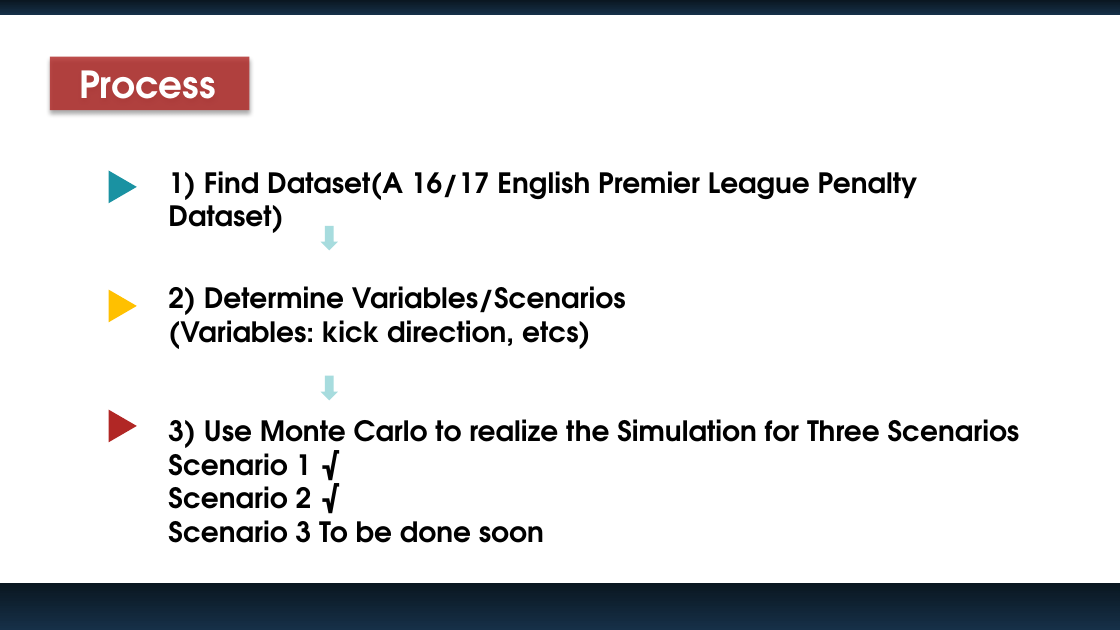
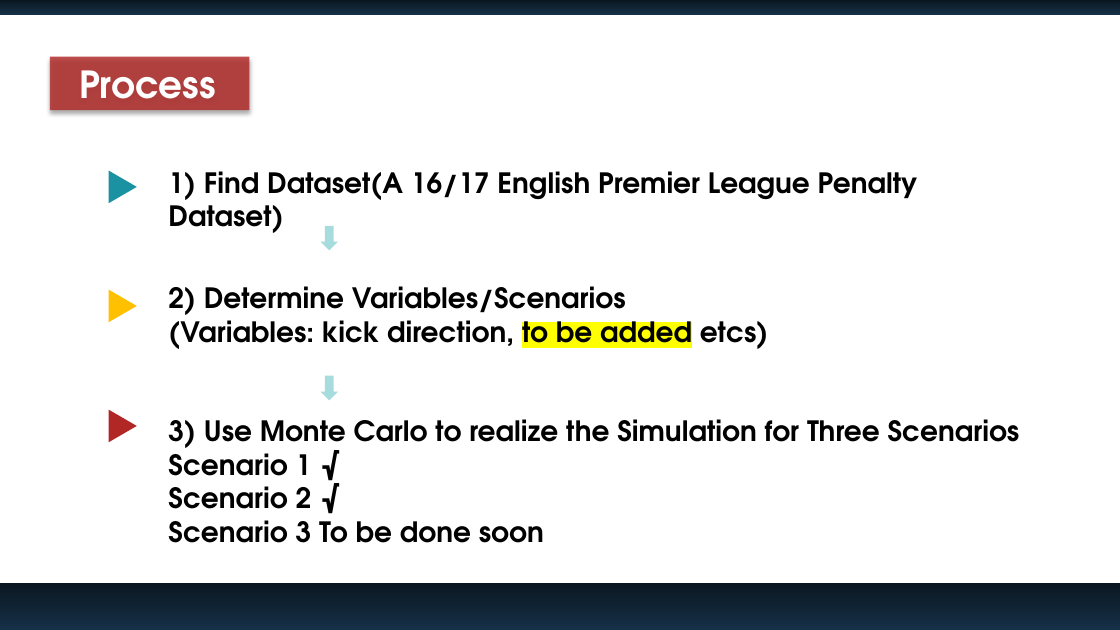
Before and after one commit to saloneeshah/Final-Project, a slide deck: slide 5 of Goalkeepr Success Rate Slide.pptx. Drawn at 1120x630 pixels with LibreOffice and Linux fonts; fonts in the diff are those of the drawing. Boxes give left, top, right and bottom in pixels: in the first picture for what was removed or moved away, otherwise in the second. Text is boxed around its words. In the diff, an @@ line names an element or a change of style, - is before the commit and + after.

```diff
--- a/Goalkeepr Success Rate Slide.pptx
+++ b/Goalkeepr Success Rate Slide.pptx
@@ text at box(168, 311, 768, 354): text changed @@
-(Variables: kick direction, etcs)
+(Variables: kick direction, to be added etcs)
```
Also in this commit, not shown: 3 other slides changed.
